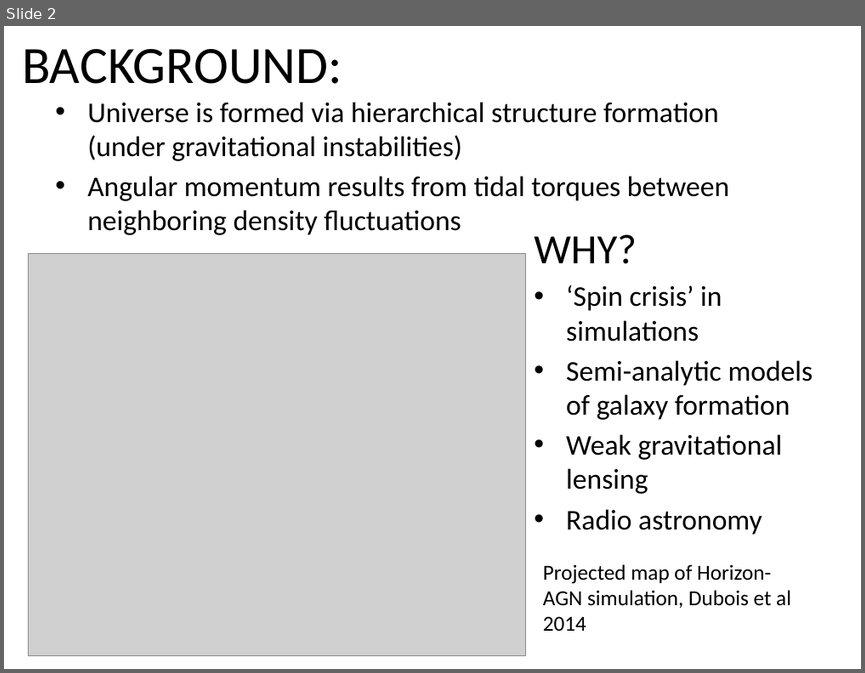
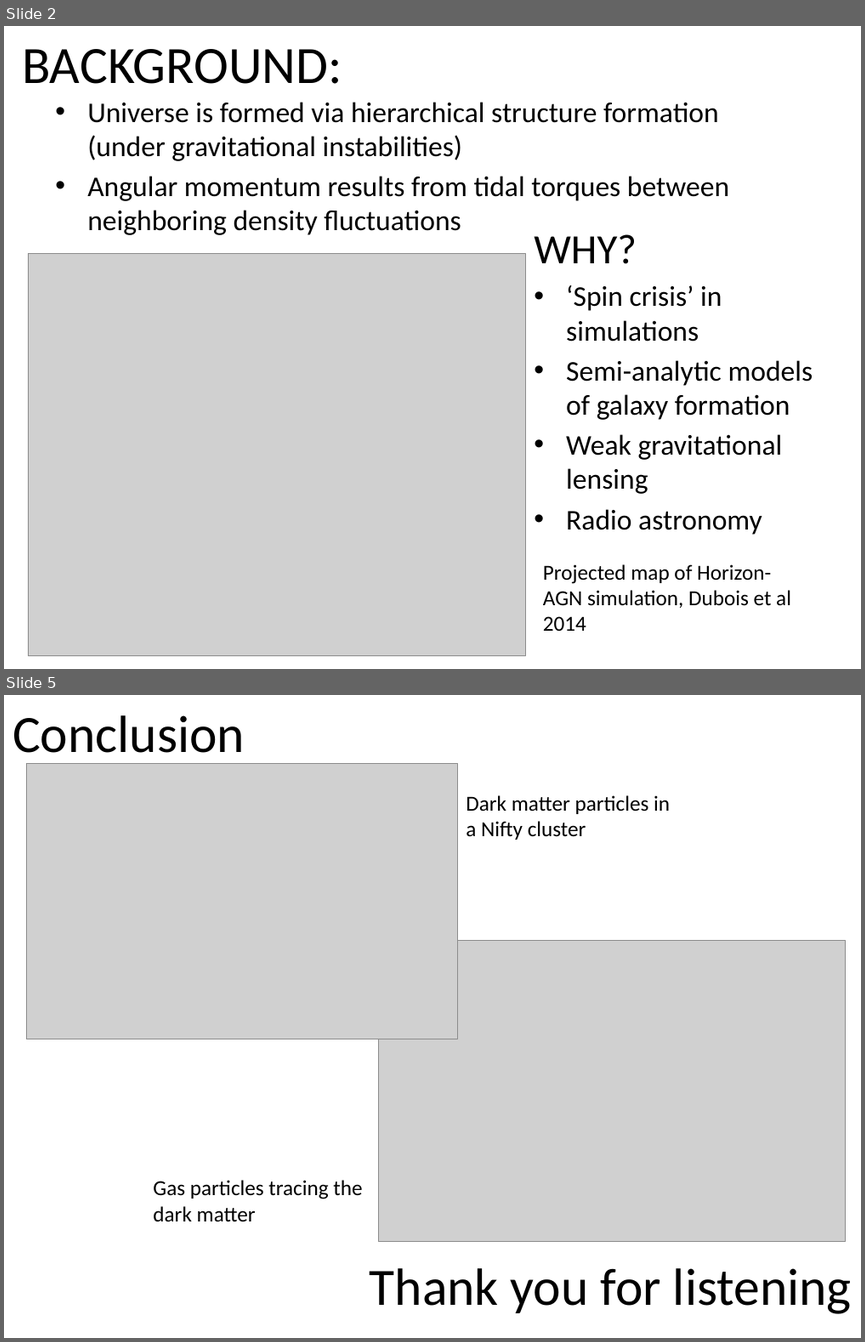
Before and after one commit to emilyhackett/icrar_report, a slide deck: PresentationSlides.pptx. Shown one above the other, each under a label of ours: slide 2 before the commit, slides 2 and 5 after it; the slides between them are not shown. The pictures are 865x673 and 865x1342 pixels, drawn with LibreOffice and Linux fonts; fonts in the diff are those of the drawing; grey boxes stand for pictures. Boxes give left, top, right and bottom in pixels: in the first picture for what was removed or moved away, otherwise in the second. Text is boxed around its words. In the diff, an @@ line names an element or a change of style, - is before the commit and + after.

```diff
--- a/PresentationSlides.pptx
+++ b/PresentationSlides.pptx
@@ slide 5 added at [4, 695, 861, 1338], background #FFFFFF @@
@@ title added at [12, 715, 245, 765], 44 pt, text #000000 @@
+Conclusion
@@ picture added at [27, 764, 458, 1038] @@
@@ text added at [466, 795, 670, 839], 18 pt, text #000000 @@
+Dark matter particles in a Nifty cluster
@@ picture added at [378, 940, 845, 1241] @@
@@ text added at [153, 1179, 362, 1221], 18 pt, text #000000 @@
+Gas particles tracing the dark matter
@@ text added at [370, 1268, 851, 1314], 44 pt, text #000000 @@
+Thank you for listening
```
Also in this commit, not shown: 2 slides changed, 1 slide removed, 3 other files.
